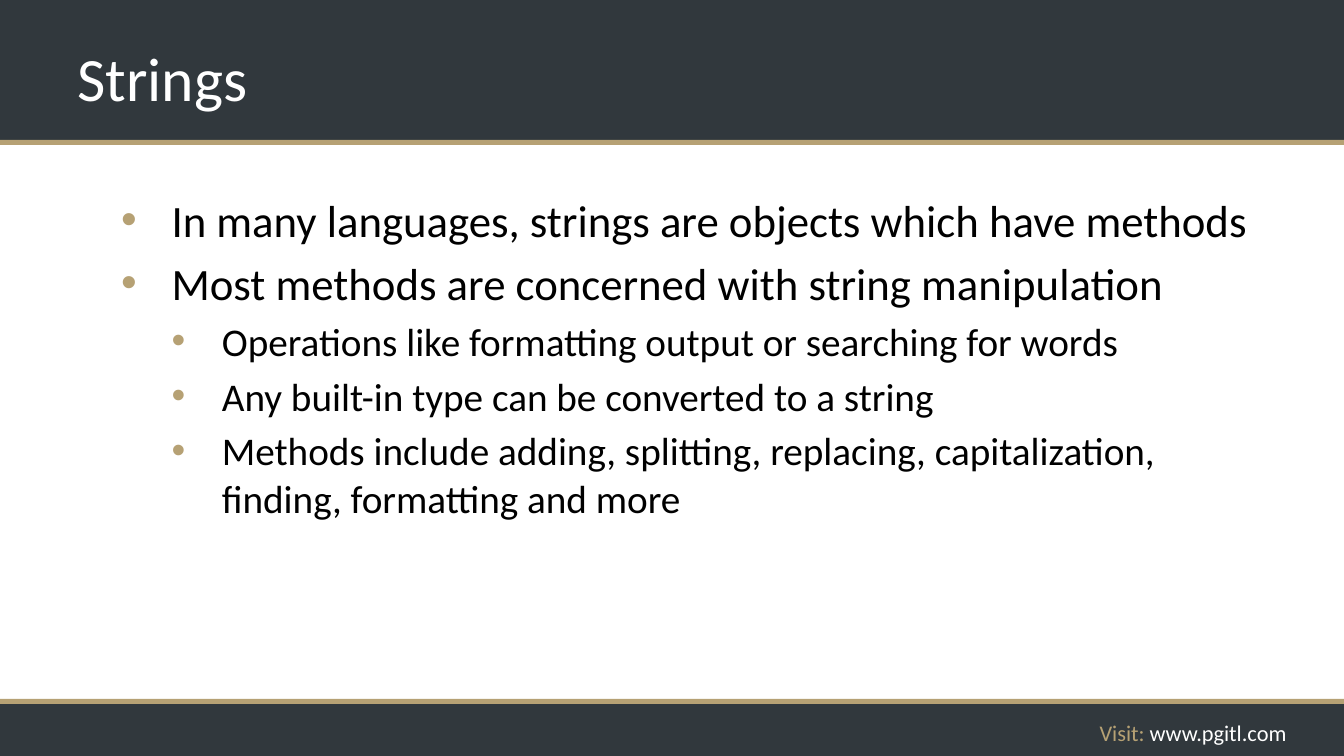
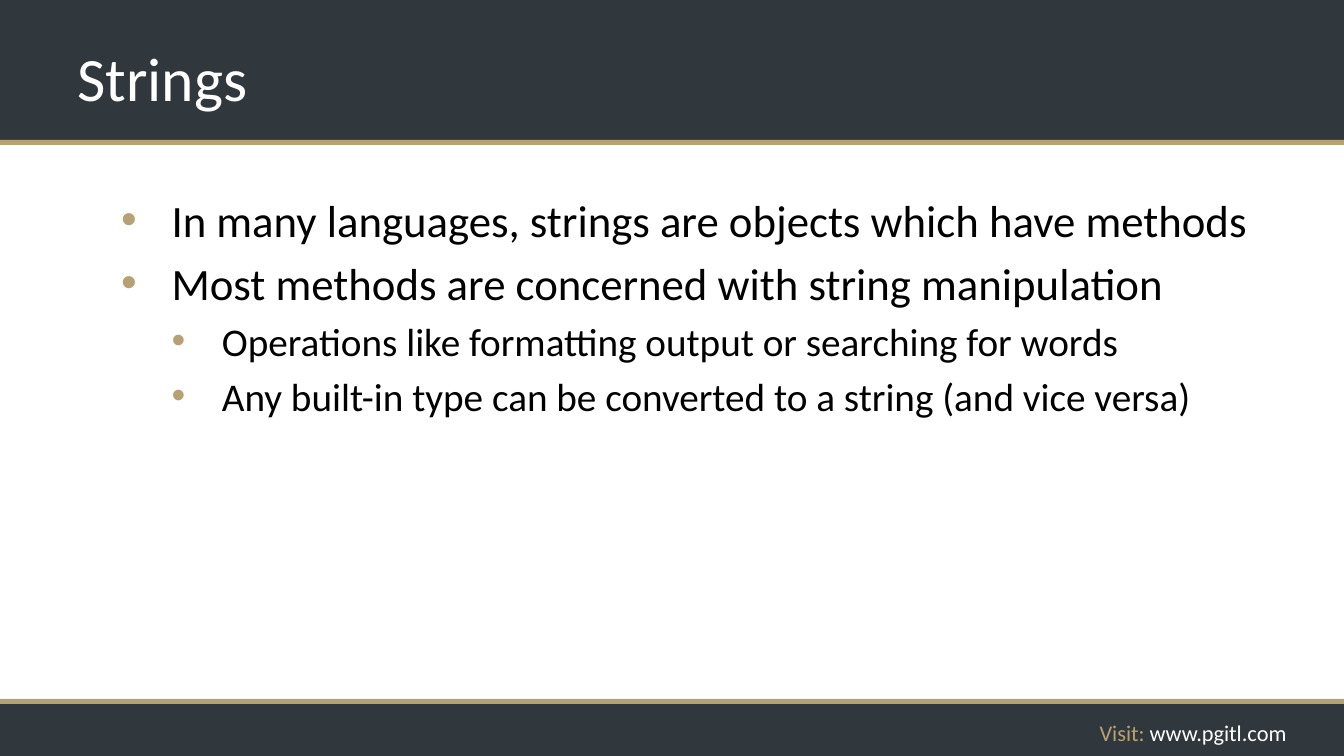
Before and after one commit to rikkouri/project-a, a slide deck: slide 49 of Programming Foundations.pptx (slide 48 before the commit). Drawn at 1344x756 pixels with LibreOffice and Linux fonts; fonts in the diff are those of the drawing; background and template pictures are left out. Boxes give left, top, right and bottom in pixels: in the first picture for what was removed or moved away, otherwise in the second. Text is boxed around its words. In the diff, an @@ line names an element or a change of style, - is before the commit and + after.

```diff
--- a/Programming Foundations.pptx
+++ b/Programming Foundations.pptx
@@ text at (x1=222, y1=382, x2=1190, y2=418): text changed @@
-  • Any built-in type can be converted to a string
-  • Methods include adding, splitting, replacing, capitalization, finding, formatting and more
+  • Any built-in type can be converted to a string (and vice versa)
```
Also in this commit, not shown: 4 other slides changed, 2 slides added, 1 other file.
